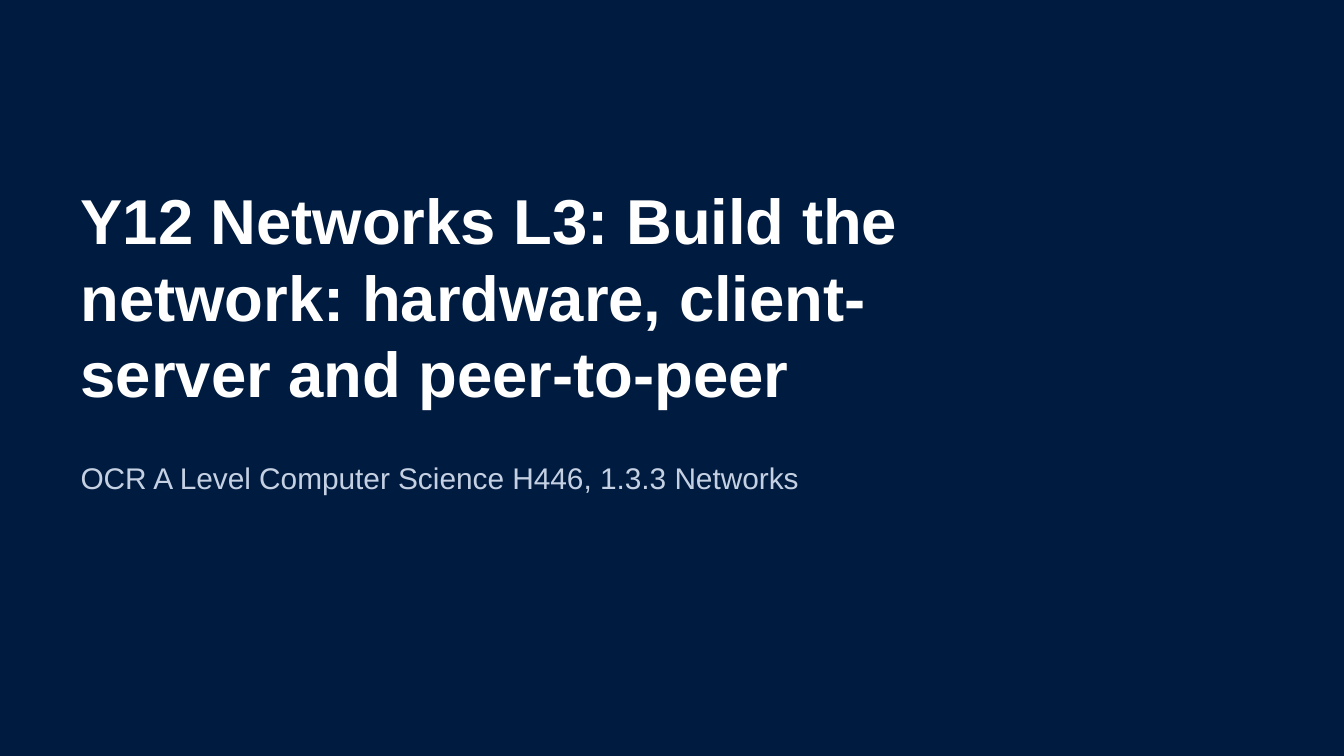
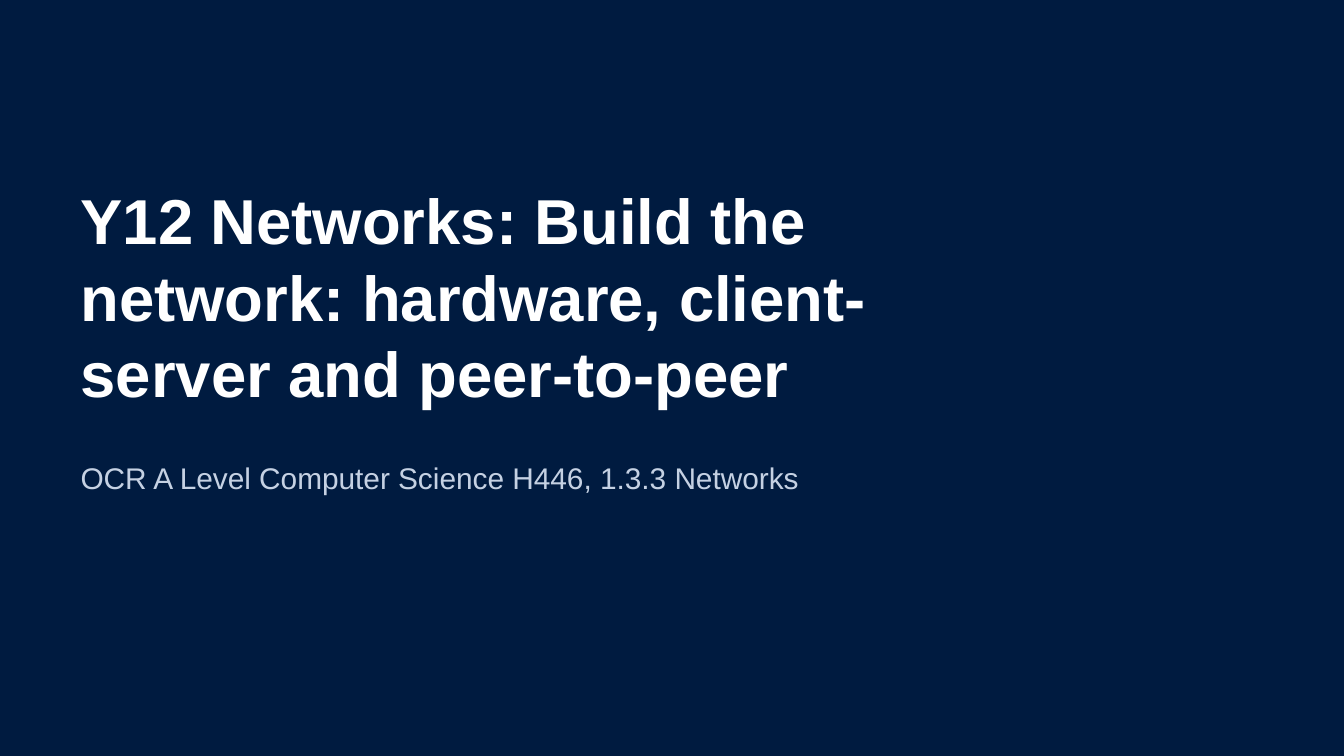
Before and after one commit to Dr-Hughes/Teaching-Materials, a slide deck: slide 2 of computer-science/a-level/y12-networks-l3-build-the-network/y12-networks-l3-build-the-network.pptx. Drawn at 1344x756 pixels with LibreOffice and Linux fonts; fonts in the diff are those of the drawing. Boxes give left, top, right and bottom in pixels: in the first picture for what was removed or moved away, otherwise in the second. Text is boxed around its words. In the diff, an @@ line names an element or a change of style, - is before the commit and + after.

```diff
--- a/computer-science/a-level/y12-networks-l3-build-the-network/y12-networks-l3-build-the-network.pptx
+++ b/computer-science/a-level/y12-networks-l3-build-the-network/y12-networks-l3-build-the-network.pptx
@@ title at (81,198,866,409): text changed @@
-Y12 Networks L3: Build the network: hardware, client-server and peer-to-peer
+Y12 Networks: Build the network: hardware, client-server and peer-to-peer
```
Also in this commit, not shown: 18 other slides changed, 1 slide added, 3 slides removed, 41 other files.
